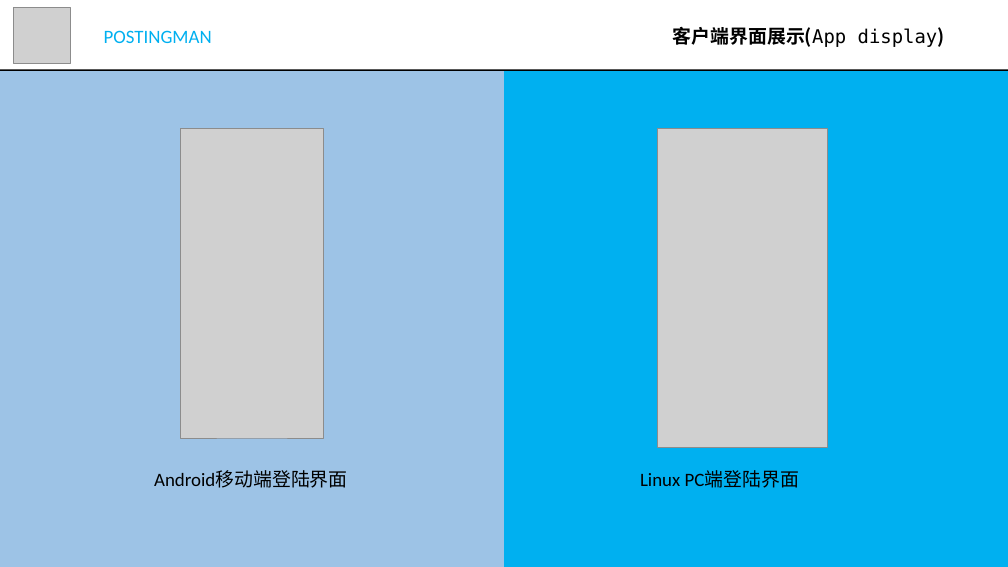
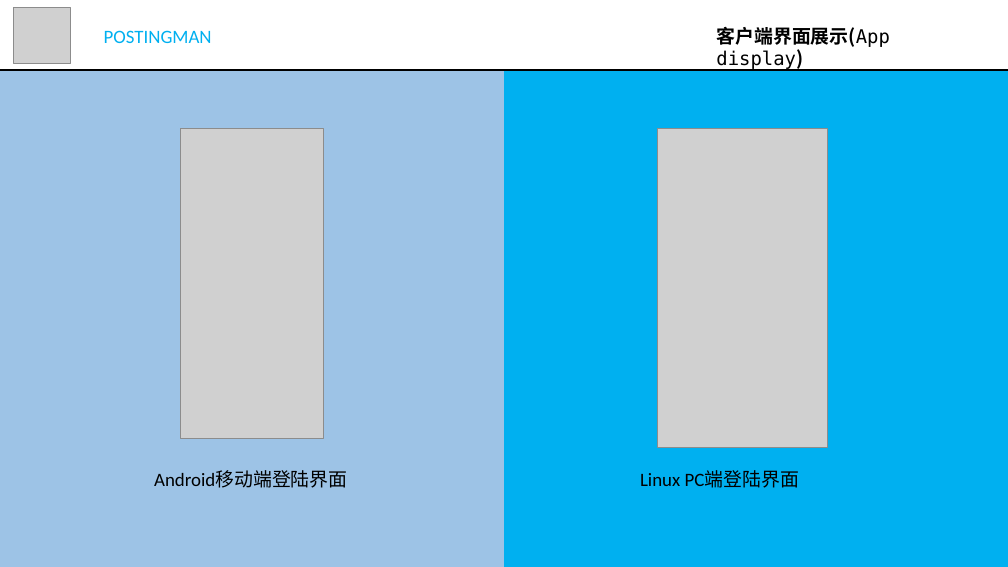
Before and after one commit to PostingMan/PostinTo, a slide deck: slide 5 of group-21-App.pptx. Drawn at 1008x567 pixels with LibreOffice and Linux fonts; fonts in the diff are those of the drawing; grey boxes stand for pictures. Boxes give left, top, right and bottom in pixels: in the first picture for what was removed or moved away, otherwise in the second. Text is boxed around its words. In the diff, an @@ line names an element or a change of style, - is before the commit and + after.

```diff
--- a/group-21-App.pptx
+++ b/group-21-App.pptx
@@ text "客户端界面展示(App display)" rewrapped from (673,27,945,47) to (716,27,890,70) @@
```
Also in this commit, not shown: 20 other slides changed.
